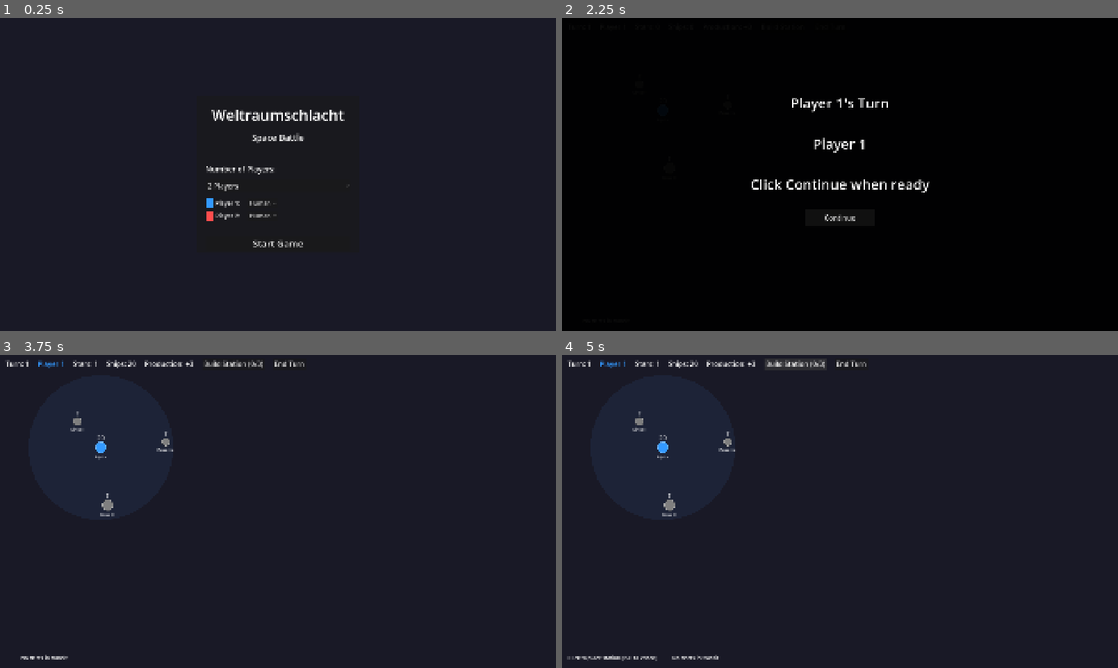
Above: before the commit, frames 1-4 (two rows, left to right).
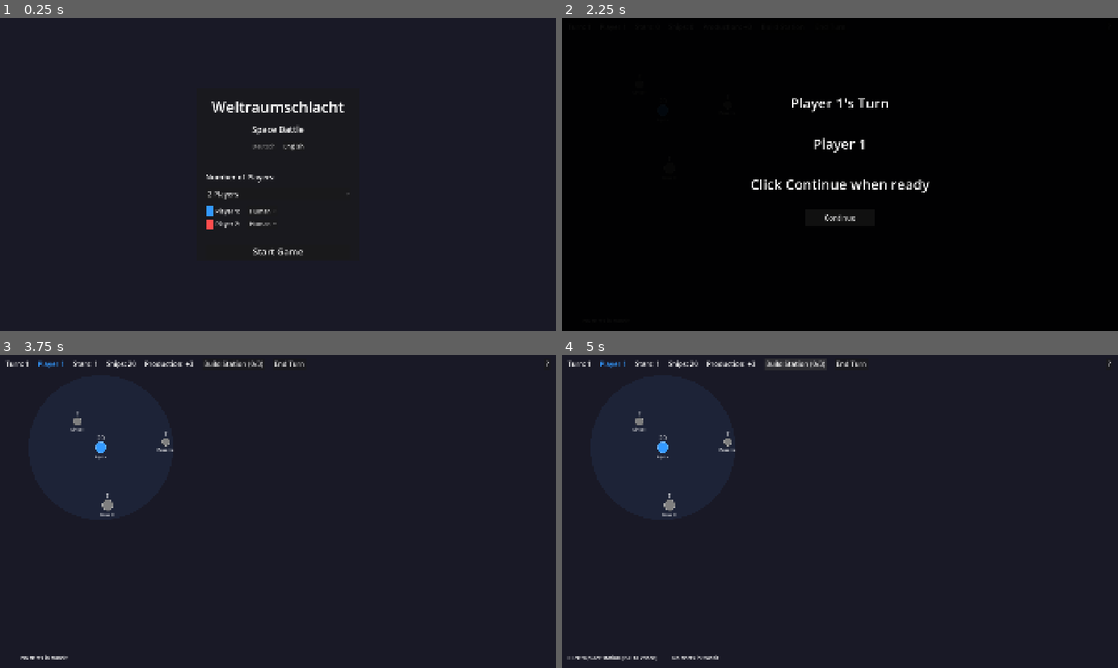
Above: after the commit, the same moments.

Repository: chrbayer/wrs
Game: Godot game, scene res://scenes/main.tscn
Same seed, same stepped clock (60 frames per second), same inputs: the game is played once before the commit and once after it.
Inputs (mouse positions are in pixels of both pictures, inside the frame that each line leads up to):
- Up to frame 1 (0.25 s): no input
- Up to frame 2 (2.25 s): click (856, 146) at 0.5 s, where only the run after the commit has a clickable "English"; click (823, 146) at 1.25 s, where only the run after the commit has a clickable "Deutsch"; click "Start Game" at 2 s
- Up to frame 3 (3.75 s): click (544, 364) at 2.75 s, where only the run after the commit has a clickable "?"; click "Continue" at 3.5 s
- Up to frame 4 (5 s): click "Build Station (0/3)" at 4.25 s

The runs differ from the first frame. In frame 1, 2.3% of the frame differs, in the area x 37-63%, y 26-76%; in frame 2, less than 0.1%; in frame 3, less than 0.1%; in frame 4, less than 0.1%.

Commit message:
Add scrollable help screen with DE/EN language support
Adds an in-game manual accessible via "?" button (right-aligned in TopBar)
and closeable with ESC or Close button. Language selection (Deutsch/English)
in the setup screen controls help text language. Covers all game mechanics:
ship types, combat, shields, stations, rebellion, fog of war, and controls.

Co-Authored-By: Claude Opus 4.6 <noreply@anthropic.com>

Diff:
--- a/scenes/main.tscn
+++ b/scenes/main.tscn
@@ -23,7 +23,8 @@
 [node name="TopBar" type="HBoxContainer" parent="HUD"]
 offset_left = 20.0
 offset_top = 10.0
-offset_right = 600.0
+anchor_right = 1.0
+offset_right = -20.0
 offset_bottom = 50.0
 theme_override_constants/separation = 30
 
@@ -61,6 +62,15 @@
 layout_mode = 2
 theme_override_font_sizes/font_size = 24
 text = "End Turn"
+
+[node name="HelpSpacer" type="Control" parent="HUD/TopBar"]
+layout_mode = 2
+size_flags_horizontal = 3
+
+[node name="HelpButton" type="Button" parent="HUD/TopBar"]
+layout_mode = 2
+theme_override_font_sizes/font_size = 24
+text = "?"
 
 [node name="BottomBar" type="HBoxContainer" parent="HUD"]
 anchors_preset = 12
@@ -279,6 +289,22 @@
 text = "Space Battle"
 horizontal_alignment = 1
 
+[node name="LanguageBox" type="HBoxContainer" parent="HUD/SetupScreen/VBox"]
+layout_mode = 2
+alignment = 1
+theme_override_constants/separation = 20
+
+[node name="DeutschButton" type="Button" parent="HUD/SetupScreen/VBox/LanguageBox"]
+layout_mode = 2
+theme_override_font_sizes/font_size = 20
+disabled = true
+text = "Deutsch"
+
+[node name="EnglishButton" type="Button" parent="HUD/SetupScreen/VBox/LanguageBox"]
+layout_mode = 2
+theme_override_font_sizes/font_size = 20
+text = "English"
+
 [node name="Spacer" type="Control" parent="HUD/SetupScreen/VBox"]
 custom_minimum_size = Vector2(0, 30)
 layout_mode = 2
@@ -381,6 +407,51 @@
 layout_mode = 2
 theme_override_font_sizes/font_size = 18
 text = "Play Again"
+
+[node name="HelpScreen" type="Panel" parent="HUD"]
+visible = false
+anchors_preset = 8
+anchor_left = 0.5
+anchor_top = 0.5
+anchor_right = 0.5
+anchor_bottom = 0.5
+offset_left = -350.0
+offset_top = -275.0
+offset_right = 350.0
+offset_bottom = 275.0
+theme_override_styles/panel = SubResource("StyleBoxFlat_dialog")
+
+[node name="VBox" type="VBoxContainer" parent="HUD/HelpScreen"]
+anchors_preset = 15
+anchor_right = 1.0
+anchor_bottom = 1.0
+offset_left = 20.0
+offset_top = 15.0
+offset_right = -20.0
+offset_bottom = -15.0
+theme_override_constants/separation = 10
+
+[node name="TitleLabel" type="Label" parent="HUD/HelpScreen/VBox"]
+layout_mode = 2
+theme_override_font_sizes/font_size = 32
+text = "Spielanleitung"
+horizontal_alignment = 1
+
+[node name="ScrollContainer" type="ScrollContainer" parent="HUD/HelpScreen/VBox"]
+layout_mode = 2
+size_flags_vertical = 3
+
+[node name="HelpTextLabel" type="Label" parent="HUD/HelpScreen/VBox/ScrollContainer"]
+layout_mode = 2
+size_flags_horizontal = 3
+theme_override_font_sizes/font_size = 18
+autowrap_mode = 3
+
+[node name="CloseHelpButton" type="Button" parent="HUD/HelpScreen/VBox"]
+layout_mode = 2
+size_flags_horizontal = 4
+theme_override_font_sizes/font_size = 22
+text = "Close"
 
 [node name="TransitionLayer" type="CanvasLayer" parent="."]
 layer = 10
--- a/scripts/main.gd
+++ b/scripts/main.gd
@@ -82,6 +82,13 @@
 @onready var winner_label: Label = $HUD/GameOverScreen/VBox/WinnerLabel
 @onready var restart_button: Button = $HUD/GameOverScreen/VBox/RestartButton
 
+# Help screen
+@onready var help_screen: Panel = $HUD/HelpScreen
+@onready var help_title_label: Label = $HUD/HelpScreen/VBox/TitleLabel
+@onready var help_text_label: Label = $HUD/HelpScreen/VBox/ScrollContainer/HelpTextLabel
+@onready var close_help_button: Button = $HUD/HelpScreen/VBox/CloseHelpButton
+@onready var help_button: Button = $HUD/TopBar/HelpButton
+
 # Send fleet state
 var send_source_system: StarSystem = null
 var send_target_system: StarSystem = null
@@ -143,6 +150,179 @@
 # AI turn delay timer
 var ai_delay_timer: Timer = null
 const AI_TURN_DELAY: float = 0.3
+
+# Help screen
+var help_language: String = "de"
+
+const HELP_TEXT_DE: String = """= ZIEL DES SPIELS =
+
+Erobere alle Sternsysteme und vernichte alle feindlichen Flotten. Der letzte Spieler mit Systemen gewinnt.
+
+
+= STERNSYSTEME & PRODUKTION =
+
+Jedes Sternsystem produziert pro Runde Schiffe. Die Produktionsrate (1-8) kann mit "Upgrade Production" erhöht werden — das dauert so viele Runden wie die aktuelle Rate.
+
+Produktionsmodi (Doppelklick auf eigenes System):
+• Produce Fighters — Standard-Jäger produzieren
+• Produce Bombers — Bomber produzieren (halbe Rate)
+• Upgrade Production — Produktionsrate erhöhen
+• Build Battery — Verteidigungsbatterie bauen (max 5)
+
+Eroberte Systeme verlieren 1 Produktionsstufe.
+
+
+= SCHIFFSTYPEN =
+
+Fighter (Jäger):
+• Schnell (150 Pixel/Runde)
+• Standard-Angriff und Verteidigung
+• Moral sinkt nach 2 Runden Reisezeit (-0.2/Runde, min 0.5x)
+
+Bomber:
+• Langsam (75 Pixel/Runde, halb so schnell)
+• Starker Angriff (1.5x), schwache Verteidigung (0.67x)
+• Zerstören feindliche Produktionskapazität bei Eroberung (1-3 Stufen)
+• Halbe Batteriewirkung gegen Bomber
+
+
+= FLOTTEN & KAMPF =
+
+Flotte senden: Klicke ein eigenes System, dann ein Zielsystem. Stelle Fighter und Bomber ein und sende.
+
+Kampfmechaniken:
+• Verteidiger haben 1.5x Bonus
+• Batterien verursachen 3 Schaden pro Runde (halbe Wirkung gegen Bomber)
+• Flotten über 40 Schiffe kämpfen in Wellen
+• Pfeilfarben zeigen Reisezeit: Cyan=1, Grün=2, Gelb=3, Orange=4, Rot=5+ Runden
+
+
+= SCHILDLINIEN =
+
+Zwei Systeme mit jeweils mind. 2 Batterien können eine Schildlinie aktivieren (2 Runden Bauzeit). Max 2 Linien pro System.
+
+Schildlinien:
+• Verursachen Schaden an durchfliegenden feindlichen Schiffen
+• Können Passage komplett blockieren (abhängig von Batteriestärke)
+• Bomber haben doppelte Blockade-Schwelle (schwerer zu stoppen)
+
+
+= RAUMSTATIONEN =
+
+Baue Stationen im freien Raum (Kosten: 24 Ressourcen über 3 Runden). Max 3 pro Spieler.
+
+Stationen können:
+• Als Flottenrelais dienen (senden & empfangen)
+• Bis zu 2 Batterien zur Verteidigung bauen
+• Schildlinien mit Systemen oder anderen Stationen bilden
+• Schiffe garnisonieren
+
+Stationen haben begrenzte Sichtbarkeit — ihre Signatur wächst mit garnionierten Schiffen.
+
+
+= REBELLION =
+
+Wenn ein Spieler zu dominant wird (Systeme, Produktion, Kampfstärke), können neutrale Rebellen in seinen Systemen aufstehen. Das verhindert, dass ein Spieler das Spiel zu leicht dominiert.
+
+
+= FOG OF WAR =
+
+Du siehst nur Systeme und Flotten in Sichtweite deiner eigenen Systeme und Stationen (250 Pixel). Entfernte Systeme zeigen die letzte bekannte Information.
+
+
+= STEUERUNG =
+
+• Klick auf System — Auswählen / Info anzeigen
+• Klick auf zweites System — Flotten-Sendedialog öffnen
+• Doppelklick auf eigenes System — Produktionspanel öffnen
+• ESC — Aktuelle Aktion abbrechen / Panel schließen
+• Leertaste — KI-Spiel pausieren/fortsetzen
+"""
+
+const HELP_TEXT_EN: String = """= OBJECTIVE =
+
+Conquer all star systems and destroy all enemy fleets. The last player with systems wins.
+
+
+= STAR SYSTEMS & PRODUCTION =
+
+Each star system produces ships per turn. The production rate (1-8) can be increased with "Upgrade Production" — this takes as many turns as the current rate.
+
+Production modes (double-click your own system):
+• Produce Fighters — Produce standard fighters
+• Produce Bombers — Produce bombers (half rate)
+• Upgrade Production — Increase production rate
+• Build Battery — Build defense battery (max 5)
+
+Conquered systems lose 1 production level.
+
+
+= SHIP TYPES =
+
+Fighter:
+• Fast (150 pixels/turn)
+• Standard attack and defense
+• Morale drops after 2 turns of travel (-0.2/turn, min 0.5x)
+
+Bomber:
+• Slow (75 pixels/turn, half fighter speed)
+• Strong attack (1.5x), weak defense (0.67x)
+• Destroy enemy production capacity on conquest (1-3 levels)
+• Batteries are half as effective against bombers
+
+
+= FLEETS & COMBAT =
+
+Send fleet: Click your own system, then a target system. Set fighters and bombers and send.
+
+Combat mechanics:
+• Defenders get 1.5x bonus
+• Batteries deal 3 damage per round (half effect vs bombers)
+• Fleets over 40 ships fight in waves
+• Arrow colors show travel time: Cyan=1, Green=2, Yellow=3, Orange=4, Red=5+ turns
+
+
+= SHIELD LINES =
+
+Two systems with at least 2 batteries each can activate a shield line (2 turns build time). Max 2 lines per system.
+
+Shield lines:
+• Deal damage to passing enemy ships
+• Can completely block passage (depending on battery strength)
+• Bombers have double blockade threshold (harder to stop)
+
+
+= SPACE STATIONS =
+
+Build stations in open space (cost: 24 resources over 3 turns). Max 3 per player.
+
+Stations can:
+• Serve as fleet relays (send & receive)
+• Build up to 2 batteries for defense
+• Form shield lines with systems or other stations
+• Garrison ships
+
+Stations have limited visibility — their signature grows with garrisoned ships.
+
+
+= REBELLION =
+
+When a player becomes too dominant (systems, production, combat strength), neutral rebels may rise in their systems. This prevents any one player from dominating the game too easily.
+
+
+= FOG OF WAR =
+
+You can only see systems and fleets within range of your own systems and stations (250 pixels). Distant systems show last known information.
+
+
+= CONTROLS =
+
+• Click on system — Select / show info
+• Click on second system — Open fleet send dialog
+• Double-click own system — Open production panel
+• ESC — Cancel current action / close panel
+• Space — Pause/resume AI game
+"""
 
 
 func _ready() -> void:
@@ -233,6 +413,12 @@
 	station_shield_btn.pressed.connect(_on_station_shield_pressed)
 	station_close_btn.pressed.connect(_on_station_close_pressed)
 
+	# Help screen connections
+	help_button.pressed.connect(_on_help_pressed)
+	close_help_button.pressed.connect(_on_close_help_pressed)
+	$HUD/SetupScreen/VBox/LanguageBox/DeutschButton.pressed.connect(_on_language_de_pressed)
+	$HUD/SetupScreen/VBox/LanguageBox/EnglishButton.pressed.connect(_on_language_en_pressed)
+
 	# Create AI delay timer
 	ai_delay_timer = Timer.new()
 	ai_delay_timer.one_shot = true
@@ -248,6 +434,7 @@
 	send_panel.visible = false
 	action_panel.visible = false
 	station_action_panel.visible = false
+	help_screen.visible = false
 	# Hide game UI during setup
 	$HUD/TopBar.visible = false
 	$HUD/BottomBar.visible = false
@@ -263,6 +450,10 @@
 	player_count_option.select(count - 2)
 	_rebuild_player_config(count)
 	_resize_setup_screen()
+
+	# Set language button initial state
+	$HUD/SetupScreen/VBox/LanguageBox/DeutschButton.disabled = (help_language == "de")
+	$HUD/SetupScreen/VBox/LanguageBox/EnglishButton.disabled = (help_language == "en")
 
 
 func _on_player_count_changed(_index: int) -> void:
@@ -1244,6 +1435,8 @@
 			queue_redraw()
 		elif combat_report_screen.visible:
 			_on_close_report_pressed()
+		elif help_screen.visible:
+			_on_close_help_pressed()
 		elif _station_shield_source_idx >= 0:
 			_station_shield_source_idx = -1
 			system_info_label.text = ""
@@ -2076,6 +2269,32 @@
 
 	# Check for game over after closing all reports
 	_check_victory()
+
+
+func _on_help_pressed() -> void:
+	if help_language == "de":
+		help_title_label.text = "Spielanleitung"
+		help_text_label.text = HELP_TEXT_DE
+	else:
+		help_title_label.text = "Game Manual"
+		help_text_label.text = HELP_TEXT_EN
+	help_screen.visible = true
+
+
+func _on_close_help_pressed() -> void:
+	help_screen.visible = false
+
+
+func _on_language_de_pressed() -> void:
+	help_language = "de"
+	$HUD/SetupScreen/VBox/LanguageBox/DeutschButton.disabled = true
+	$HUD/SetupScreen/VBox/LanguageBox/EnglishButton.disabled = false
+
+
+func _on_language_en_pressed() -> void:
+	help_language = "en"
+	$HUD/SetupScreen/VBox/LanguageBox/EnglishButton.disabled = true
+	$HUD/SetupScreen/VBox/LanguageBox/DeutschButton.disabled = false
 
 
 func _process_turn_end() -> void:
